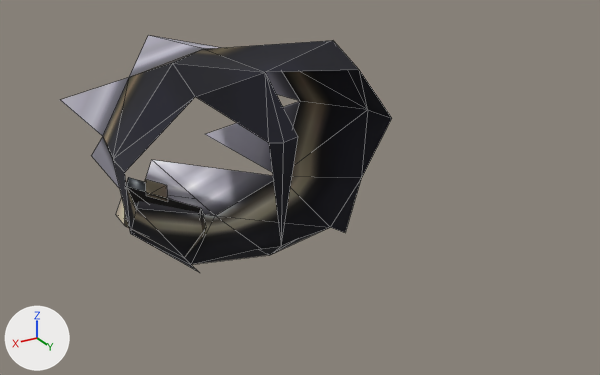
The OBJ model assets/models/makoto/makoto_n4.obj: old version first, new version second.
One viewpoint serves both versions: a camera (50 mm lens) standing at (0.353, -0.194, 0.317) and looking at (-0.063, -0.888, -0.03). The axes (+X, +Y, +Z) are drawn at lower left. The lights are the same throughout. The first picture is the older version. Mesh edges are drawn as thin lines. Where no turn or scale is listed for an object, it has been applied to the vertices. Vertices at exactly the same position are counted once.

In view in the first picture: 'makoto_n4'.
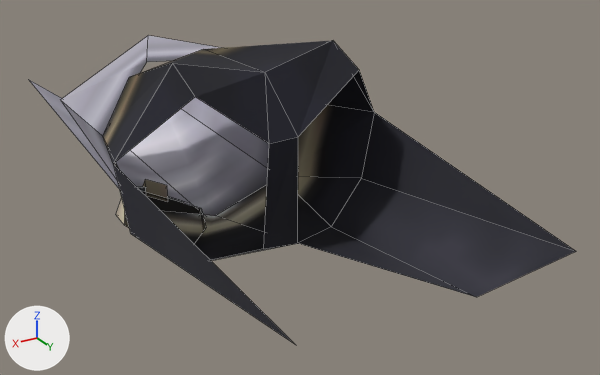
Boxes (x1, y1, x2, y2) around the edits, measured in the pictures (600 x 375 px):
'makoto_n4', reshaped (65% wider, 29% taller): before (61, 35, 392, 273); after (28, 35, 576, 343)

The change, as a list of edits to the scene's bpy script:
```text
Change me_makoto_n4:
    used by ob_makoto_n4; location = (0.0, 0.0, 0.0)
    remove me_makoto_n4.from_pydata(...)  # 63 vertices, 76 faces; spans x -0.142..0.142, y -1.166..-0.811, z -0.119..0.131
    add me_makoto_n4.from_pydata(...)  # 57 vertices, 42 faces; spans x -0.141..0.142, y -1.312..-0.576, z -0.109..0.131
    me_makoto_n4 part 1
    25 vertices are removed from x -0.142..0.142, y -1.166..-0.811, z -0.119..0.059
    75 faces are deleted
    19 vertices are added at x -0.141..0.142, y -1.312..-0.576, z -0.109..0.102
    28 new faces join them, mat_0008_bc001_t03_tm2 (picture img_makoto_texture_0_png)
    7 new faces join them, mat_0010_bc_syoukanki_tm2 (picture img_makoto_texture_1_png)
    6 new faces join them, mat_0004_bc001_t01_tm2 (picture img_makoto_texture_2_png)
```
